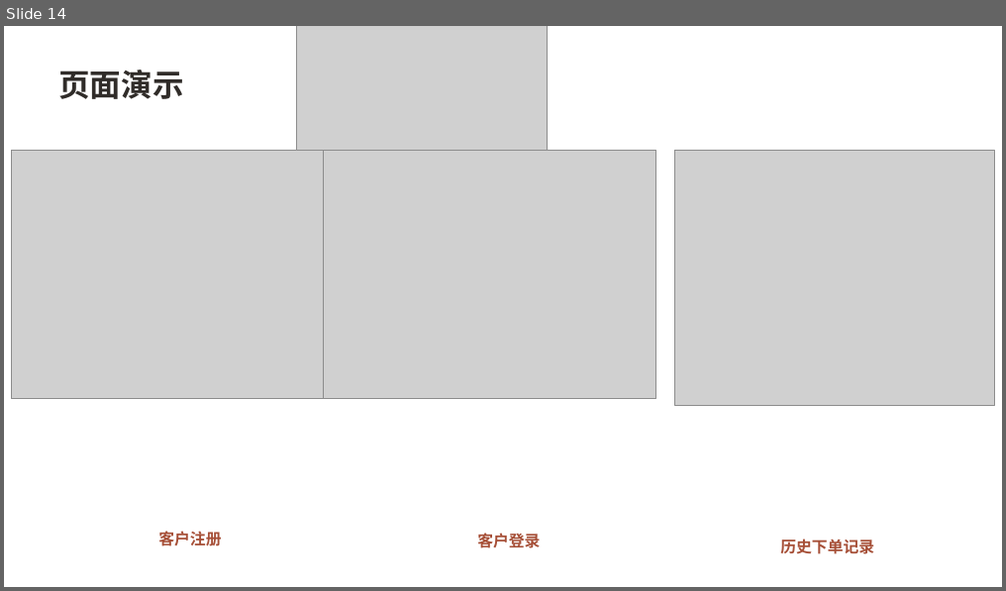
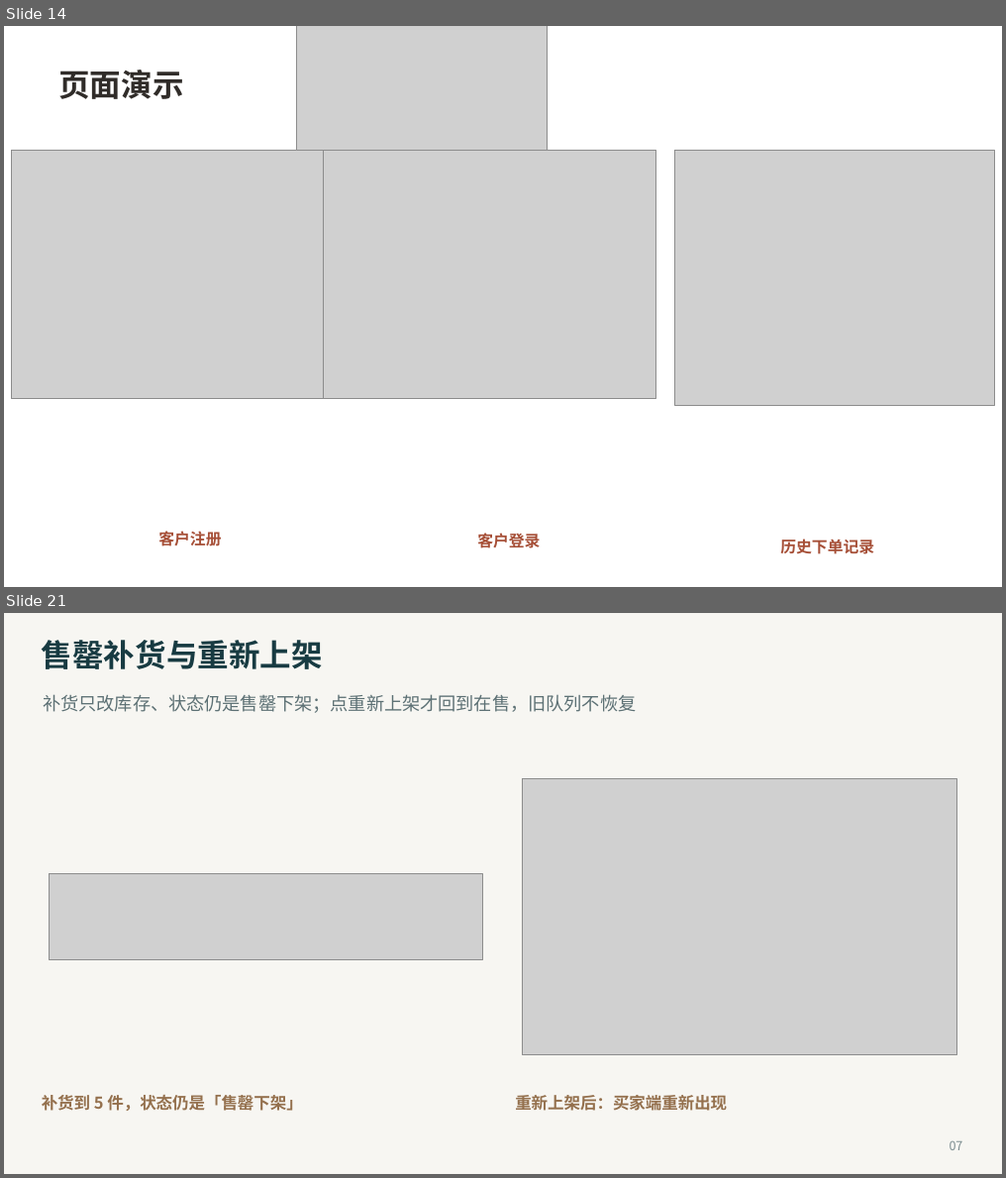
Before and after one commit to hds556/se-course-project, a slide deck: ppt/第三次阶段性评审-在线购物系统.pptx. Shown one above the other, each under a label of ours: slide 14 before the commit, slides 14 and 21 after it; the slides between them are not shown. The pictures are 1006x591 and 1006x1178 pixels, drawn with LibreOffice and Linux fonts; fonts in the diff are those of the drawing; grey boxes stand for pictures. Boxes give left, top, right and bottom in pixels: in the first picture for what was removed or moved away, otherwise in the second. Text is boxed around its words. In the diff, an @@ line names an element or a change of style, - is before the commit and + after.

```diff
--- a/ppt/第三次阶段性评审-在线购物系统.pptx
+++ b/ppt/第三次阶段性评审-在线购物系统.pptx
@@ slide 21 added at (4, 613, 1002, 1174), background #FFFFFF @@
@@ rectangle added at (4, 613, 1002, 1173), fill #F7F6F2 @@
@@ text added at (42, 640, 323, 669), 22.5 pt, text #183B42, bold @@
+售罄补货与重新上架
@@ text added at (43, 694, 636, 713), 12.9 pt, text #5C7074 @@
+补货只改库存、状态仍是售罄下架；点重新上架才回到在售，旧队列不恢复
@@ picture added at (523, 778, 957, 1056) @@
@@ picture added at (49, 874, 483, 960) @@
@@ text added at (42, 1095, 302, 1111), 11.8 pt, text #94704D, bold @@
+补货到 5 件，状态仍是「售罄下架」
@@ text added at (515, 1095, 727, 1111), 11.8 pt, text #94704D, bold @@
+重新上架后：买家端重新出现
@@ text added at (949, 1142, 963, 1151), 9 pt, text #7C8D90 @@
+07
```
Also in this commit, not shown: 6 other slides added, 1 slide removed.
